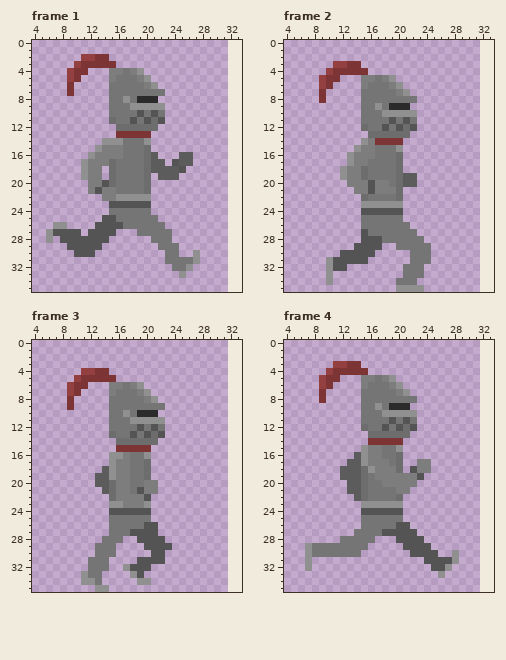
A pixel-art file gets an edit: RawAssets/Aseprite Files/player-run.aseprite. The picture above was drawn from the file before the commit.
32x36 pixels, 8 frames. Colours within 5 levels of each other are drawn and written as one. Shown: frame 1: x 4..33, y 0..35; frame 2: x 4..33, y 0..35; frame 3: x 4..33, y 0..35; frame 4: x 4..33, y 0..35. The old version is drawn lined up with the new one, on the new canvas. The commit also changed other frames, which this record leaves out.
The result:
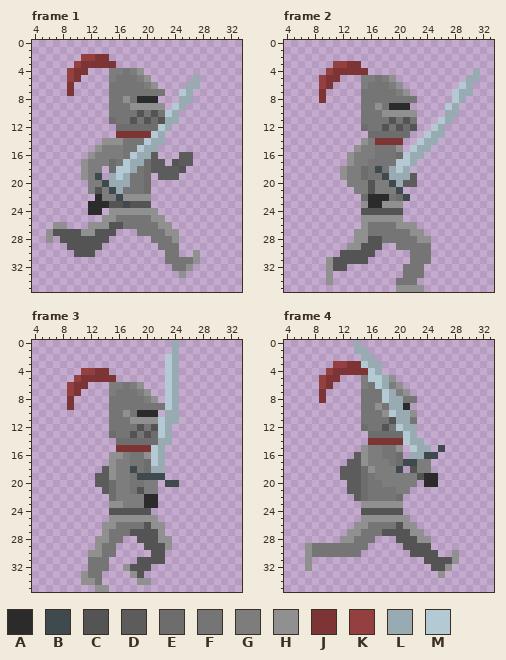
Palette (. is transparent): A #2b2b2b  B #3f4a4f  C #545454  D #5c5c5c  E #6d6d6d  F #757575  G #7d7d7d  H #909090  J #7d3434  K #954040  L #98abb3  M #b3cad4
Commit: player running+background split
The exact change:
canvas 32x36 -> 45x36
Frame 1:
y 5: x 27 . -> L
y 6: x 26..27 .. -> LL
y 7: x 25..26 .. -> ML
y 8: x 25..26 .. -> LL
y 9: x 24..25 .. -> ML
y 10: x 23..24 .. -> ML
y 11: x 23..24 .. -> LL
y 12: x 22..23 .. -> ML
y 13: x 21..22 .. -> ML
y 14: x 20..22 H.. -> MLL
y 15: x 19..21 FE. -> MLL
y 16: x 18..20 FFE -> MLL
y 17: x 17..19 FFF -> MLL
y 18: x 16..18 FFF -> MML
y 19: x 13 G -> B; x 15..17 EFF -> LML
y 20: x 14..17 CEFF -> BLLL
y 21: x 15..16 GF -> BL
y 22: x 13 . -> A; x 16 H -> B
y 23: x 12..14 ... -> AAA; x 17 C -> B
y 24: x 12..13 .. -> AA; x 15..21 FFFFFF. -> HHHHHHH
y 25: x 14..15 CC -> HH; x 21..22 F. -> HH
y 26: x 12..14 .CC -> HHH; x 22..23 F. -> HH
y 27: x 11..12 .C -> HH; x 23..24 F. -> HH
y 28: x 24 . -> H
Frame 2:
y 4: x 31 . -> L
y 5: x 30..31 .. -> LL
y 6: x 29..30 .. -> ML
y 7: x 28..30 ... -> MLL
y 8: x 28..29 .. -> ML
y 9: x 27..28 .. -> ML
y 10: x 27..28 .. -> LL
y 11: x 26..27 .. -> ML
y 12: x 25..26 .. -> ML
y 13: x 24..26 ... -> MLL
y 14: x 23..25 ... -> MLL
y 15: x 22..24 ... -> MLL
y 16: x 21..23 ... -> MLL
y 17: x 20..22 E.. -> MML
y 18: x 17 F -> B; x 19..21 FE. -> LML
y 19: x 18..21 FFED -> BLLL
y 20: x 19..20 FE -> BL
y 21: x 20 E -> B
y 22: x 16..18 FFF -> AAA; x 21 . -> B
y 23: x 16..17 HH -> AA
y 25: x 15..20 FFFFFF -> HHHHHH
y 26: x 15 F -> H; x 20..22 FF. -> HHH
y 27: x 14..15 .C -> HH; x 22..23 F. -> HH
y 28: x 14..15 .C -> HH; x 23..24 F. -> HH
y 29: x 13..14 .C -> HH
Frame 3:
y 0..1: x 24 . -> L
y 2..9: x 23..24 .. -> ML
y 10: x 23..24 .. -> LL
y 11: x 22..24 H.. -> MLL
y 12: x 22..23 F. -> ML
y 13: x 22..23 C. -> ML
y 14: x 22..23 .. -> LL
y 15..17: x 21..22 .. -> ML
y 18: x 18 F -> B; x 21..22 .. -> LL
y 19: x 19..22 FE.. -> BBBB
y 20: x 23..24 .. -> BB
y 22: x 20..21 C. -> AA
y 23: x 20..21 H. -> AA
y 25: x 15..21 FFFFFF. -> HHHHHHH
y 26: x 14..15 .F -> HH; x 21..22 C. -> HH
y 27: x 14 . -> H; x 22 . -> H
y 28: x 13..14 .F -> HH; x 22..23 C. -> HH
y 29: x 13 F -> H; x 23 C -> H
y 30: x 12..13 .F -> HH
Frame 4:
y 0: x 14 . -> L
y 1: x 14..15 .. -> LL
y 2: x 15..16 .. -> LL
y 3: x 15..17 ... -> MLL
y 4: x 16..17 .. -> ML
y 5: x 16..18 GFG -> MML
y 6: x 17..18 FF -> ML
y 7: x 18..19 FF -> ML
y 8: x 18..20 FFF -> MLL
y 9: x 19..20 AA -> LL
y 10: x 19..21 HHH -> MLL
y 11: x 20..21 FC -> LL
y 12: x 20..22 CEC -> MLL
y 13: x 21..22 E. -> ML
y 14: x 21..23 ... -> MLL
y 15: x 22..24 ... -> MLL; x 26 . -> B
y 16: x 22..25 .... -> LLBB
y 17: x 21..22 .. -> BB
y 18: x 20 E -> B
y 19..20: x 24..25 .. -> AA
y 25: x 15..21 FFFFFF. -> HHHHHHH
y 26: x 14..15 .F -> HH; x 21..22 C. -> HH
y 27: x 13..14 .F -> HH; x 22..23 C. -> HH
y 28: x 12..13 FF -> HH; x 23..24 C. -> HH
Where, in picture pixels (left, top, right, bottom), the same in both pictures:
changed: (81, 75, 200, 243)
changed: (347, 68, 480, 250)
changed: (88, 340, 179, 557)
changed: (354, 340, 445, 487)
changed: (340, 515, 431, 543)
